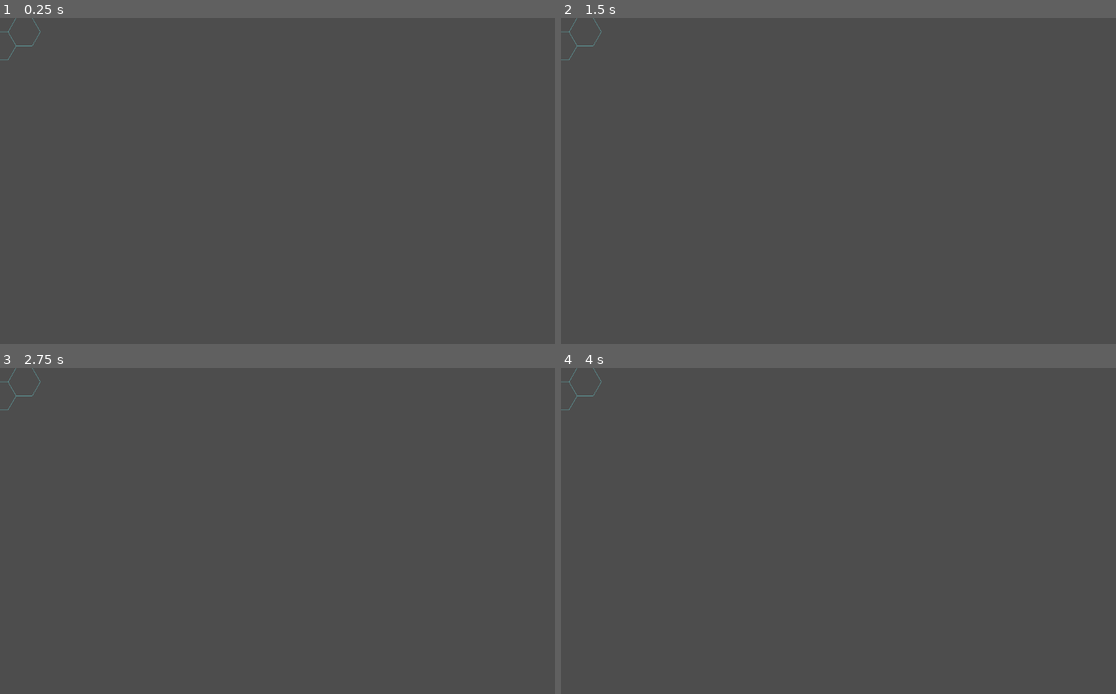
Above: before the commit, frames 1-4 (two rows, left to right).
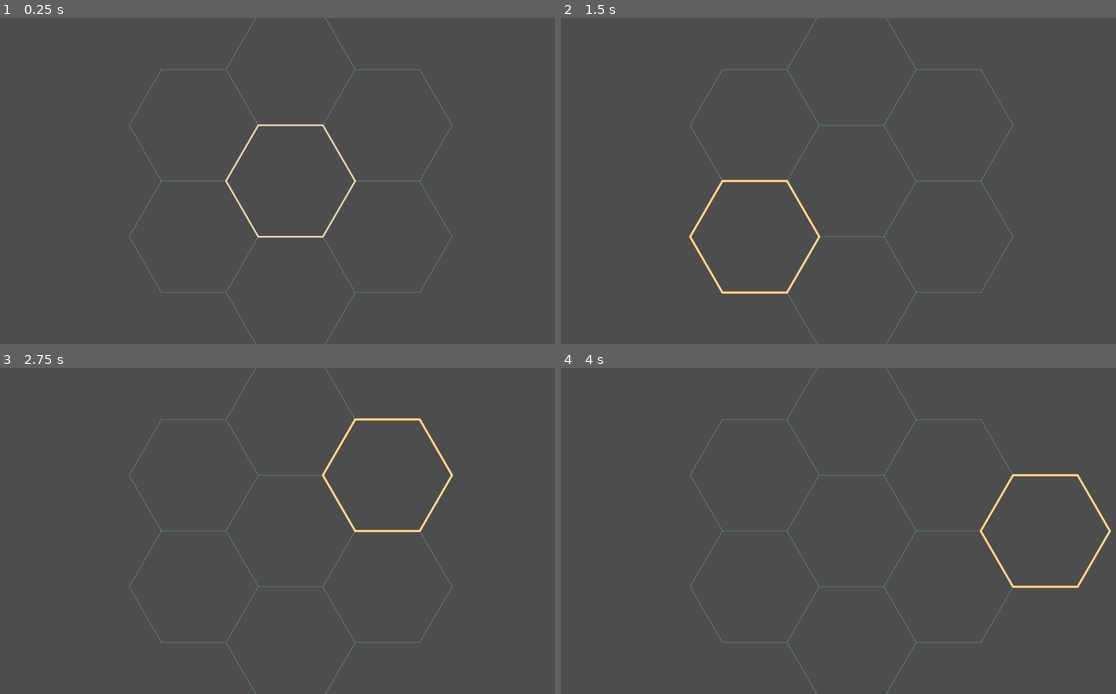
Above: after the commit, the same moments.

Repository: 1ort/hexgrid
Game: Godot game, scene res://demo.tscn
Two runs of this game, one before a commit and one after it. Both use one fixed random seed, a clock stepped at 60 frames per second and the inputs below. Before the commit the project has no main scene; this scene is started directly in both runs.
Inputs (mouse positions are in pixels of both pictures, inside the frame that each line leads up to):
- Up to frame 1 (0.25 s): no input
- Up to frame 2 (1.5 s): tap Enter (ui_accept) at 0.5, 1.35 s; move the mouse to (977, 164) at 0.52 s; hold Enter (ui_accept) 0.53-1.28 s; move the mouse to (733, 197) at 1.27 s
- Up to frame 3 (2.75 s): tap Enter (ui_accept) at 1.52, 1.82, 2 s; move the mouse to (349, 459) at 2.02 s; hold Enter (ui_accept) from 2.03 s (still down)
- Up to frame 4 (4 s): move the mouse to (821, 596) at 2.77 s; release Enter (ui_accept) at 2.78 s; tap Enter (ui_accept) at 2.85, 3.02, 3.32, 3.5 s; move the mouse to (1027, 579) at 3.52 s; hold Enter (ui_accept) from 3.53 s (still down)

The runs differ from the first frame. In frame 1, 1.0% of the frame differs, in the area x 0-82%, y 0-100%; in frame 2, 1.1%; in frame 3, 1.1%; in frame 4, 1.3%, in the area x 0-100%, y 0-100%.

Commit message:
FracHex

Diff:
--- a/demo.gd
+++ b/demo.gd
@@ -4,24 +4,42 @@
 @onready
 var layout = $HexLayout
 
+var selected_hex: Hex
+var cursor_hex: Hex
+
 func draw_closed_line(corners: Array[Vector2], color: Color, width: float = -1.0, antialiased: bool = false):
 	for i in len(corners) - 1:
 		draw_line(corners[i], corners[i+1], color, width, antialiased)
 	draw_line(corners[-1], corners[0], color, width, antialiased)
 
-func _draw_hex(h: Hex):
+func draw_hex(h: Hex, color: Color, width: float = -1.0, antialiased: bool = false):
 	var corners = layout.get_polygon_corners(h)
-	draw_closed_line(corners, Color.CADET_BLUE)
-
+	draw_closed_line(corners, color, width, antialiased)
 
 func _draw():
 	var center = Hex.new(0, 0, 0)
-	_draw_hex(center)
+	draw_hex(center, Color.CADET_BLUE)
 	for i in range(6):
 		var neighbor = center.get_neighbor(i)
-		_draw_hex(neighbor)
+		draw_hex(neighbor, Color.CADET_BLUE)
+
+	if self.selected_hex != null:
+		draw_hex(selected_hex, Color.ORANGE, 3, true)
+
+	if self.cursor_hex != null:
+		draw_hex(cursor_hex, Color.WHEAT, 2, true)
+
+
 
 func _process(_delta):
-	if not Engine.is_editor_hint():
-		return
-	queue_redraw()
+	var mouse_position = get_global_mouse_position()
+	var new_cursor_hex = layout.position_to_hex(mouse_position).round()
+	if new_cursor_hex != self.cursor_hex:
+		self.cursor_hex = new_cursor_hex
+		queue_redraw()
+
+func _input(event):
+	if event.is_action_pressed('ui_accept'):
+		print('pressed')
+		self.selected_hex = self.cursor_hex
+		queue_redraw()
--- a/demo.tscn
+++ b/demo.tscn
@@ -9,4 +9,6 @@
 [node name="HexLayout" type="Node2D" parent="."]
 script = ExtResource("1_b3syg")
 _orientation = "Flat"
-hex_size = Vector2(32, 32)
+hex_size = Vector2(128, 128)
+
+[node name="Camera2D" type="Camera2D" parent="."]
--- /dev/null
+++ b/fractional_hex.gd
@@ -0,0 +1,26 @@
+extends Object
+class_name FracHex
+
+var q: float
+var r: float
+var s: float
+
+func _init(q_: float, r_: float, s_: float):
+	self.q = q_
+	self.r = r_
+	self.s = s_
+
+func round():
+	var q_ = int(round(self.q))
+	var r_ = int(round(self.r))
+	var s_ = int(round(self.s))
+	var q_diff = abs(q_ - self.q)
+	var r_diff = abs(r_ - self.r)
+	var s_diff = abs(s_ - self.s)
+	if q_diff > r_diff and r_diff > s_diff:
+		q_ = -r_ - s_
+	elif r_diff > s_diff:
+		r_ = -q_ - s_
+	else:
+		s_ = -q_ - r_
+	return Hex.new(q_, r_, s_)
--- a/hex_layout.gd
+++ b/hex_layout.gd
@@ -43,6 +43,7 @@
 )
 #endregion
 
+
 @export_enum('Pointy', 'Flat')
 var _orientation: String
 @export
@@ -62,8 +63,15 @@
 	var y: float = (M.f2 * h.q + M.f3 * h.r) * self.hex_size.y;
 	return Vector2(x + self.origin.x, y + self.origin.y)
 
-#func position_to_hex(p: Vector2) ->
-# TODO: implement frac hexes
+func position_to_hex(p: Vector2):
+	var M = self.get_orientation()
+	var pt = Vector2(
+		(p.x - self.origin.x) / self.hex_size.x,
+		(p.y - self.origin.y) / self.hex_size.y
+		)
+	var q = M.b0 * pt.x + M.b1 * pt.y
+	var r = M.b2 * pt.x + M.b3 * pt.y
+	return FracHex.new(q, r, -q - r)
 
 func hex_corner_offset(corner: int) -> Vector2:
 	var angle = 2.0 * PI * (self.get_orientation().start_angle + corner) / 6
--- a/project.godot
+++ b/project.godot
@@ -11,5 +11,6 @@
 [application]
 
 config/name="hex_grid"
+run/main_scene="res://demo.tscn"
 config/features=PackedStringArray("4.2", "Forward Plus")
 config/icon="res://icon.svg"
